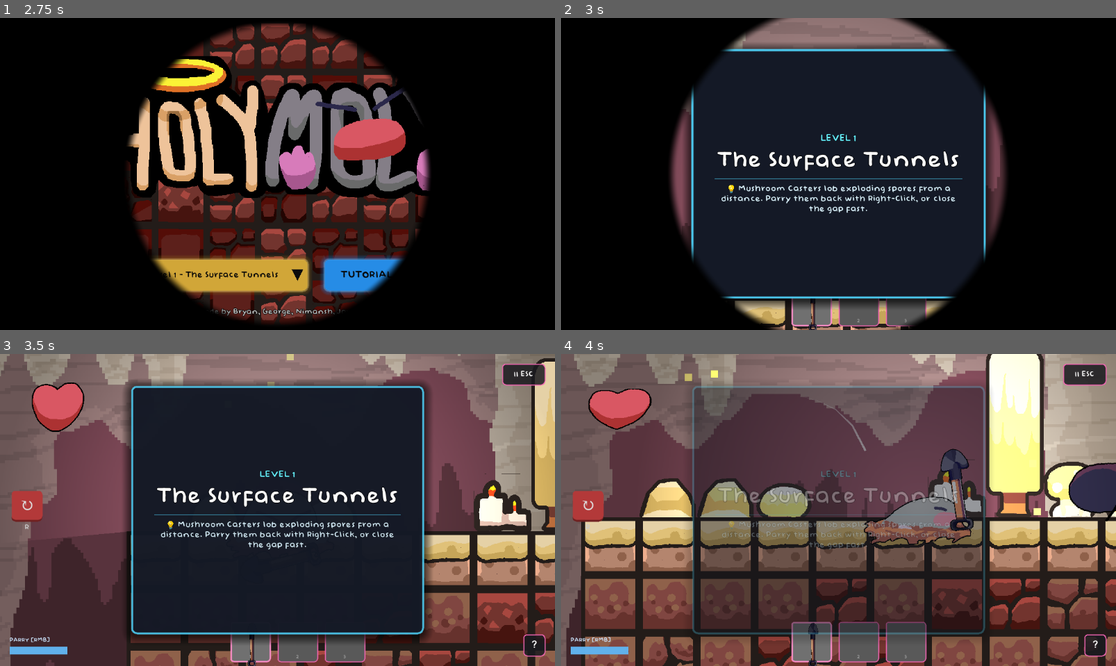
Above: before the commit, frames 1-4 (two rows, left to right).
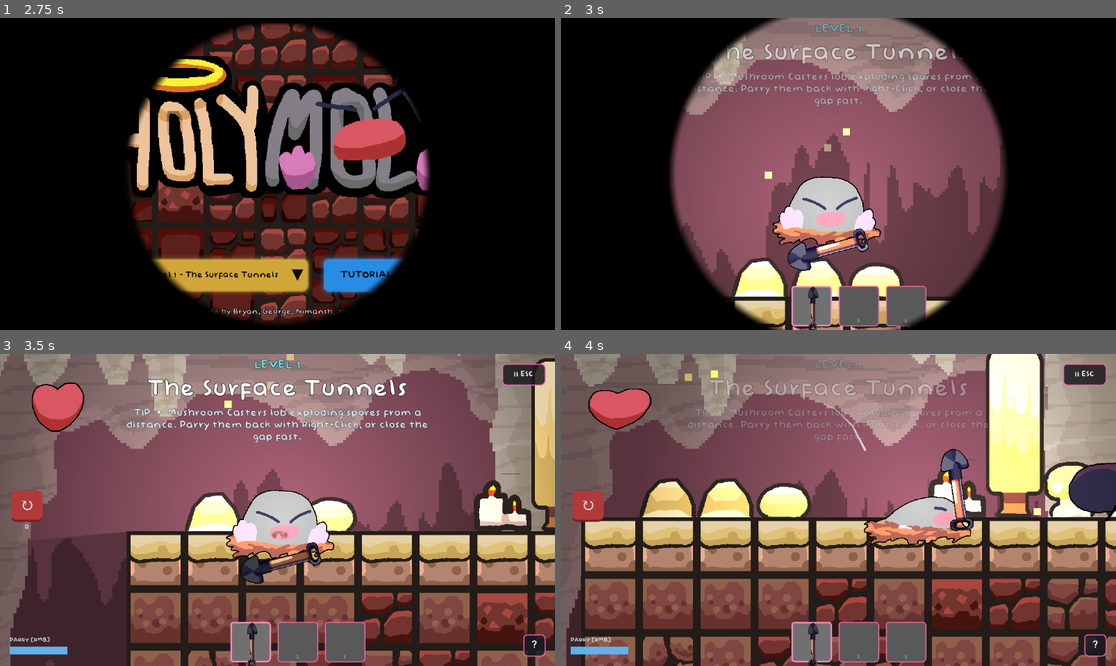
Above: after the commit, the same moments.

Repository: Geofoods/Holy-Moly
Game: Godot game, scene res://scenes/intro.tscn
Two runs of this game, one before a commit and one after it. Both use one fixed random seed, a clock stepped at 60 frames per second and the inputs below. Sound files missing from this copy of the repository are replaced by a short silence.
Inputs (mouse positions are in pixels of both pictures, inside the frame that each line leads up to):
- Up to frame 1 (2.75 s): tap Enter (ui_accept) at 0.5, 0.77, 1.52 s; move the mouse to (399, 158) at 0.52 s; hold Right (ui_right) 0.53-1.28 s; tap E at 0.6 s; click (399, 158) at 0.67 s; move the mouse to (166, 189) at 1.27 s; hold Left (ui_left) 1.28-2 s; tap P at 1.35 s; click (166, 189) at 1.42 s; click "PLAY" at 2 s
- Up to frame 2 (3 s): click "Level 1 - The Surface Tunnels" at 2.75 s
- Up to frame 3 (3.5 s): no input
- Up to frame 4 (4 s): move the mouse to (894, 441) at 3.52 s; hold Right (ui_right) from 3.53 s (still down); tap E at 3.6 s; click (894, 441) at 3.67 s

Frame 1 is identical in both runs. In frame 2, 43% of the frame differs, in the area x 22-78%, y 1-94%; in frame 3, 42%; in frame 4, 37%.

Commit message:
push
push

Diff:
--- a/scenes/level_intro_banner.tscn
+++ b/scenes/level_intro_banner.tscn
@@ -3,83 +3,56 @@
 [ext_resource type="Script" path="res://scripts/level_intro_banner.gd" id="1_banner"]
 [ext_resource type="FontFile" uid="uid://bnyew5lradf4a" path="res://Baby Doll.otf" id="2_font"]
 
-[sub_resource type="StyleBoxFlat" id="StyleBoxFlat_crisp"]
-bg_color = Color(0.08, 0.1, 0.15, 0.95)
-border_width_left = 4
-border_width_top = 4
-border_width_right = 4
-border_width_bottom = 4
-border_color = Color(0.3, 0.8, 0.95, 0.9)
-corner_radius_top_left = 12
-corner_radius_top_right = 12
-corner_radius_bottom_left = 12
-corner_radius_bottom_right = 12
-shadow_size = 20
-shadow_offset = Vector2(0, 4)
-shadow_color = Color(0, 0, 0, 0.6)
-expand_margin_top = 4
-expand_margin_bottom = 4
-expand_margin_left = 4
-expand_margin_right = 4
-
 [node name="LevelIntroBanner" type="CanvasLayer"]
 layer = 15
 script = ExtResource("1_banner")
 
-[node name="Panel" type="PanelContainer" parent="."]
-mouse_filter = 2
-theme_override_styles/panel = SubResource("StyleBoxFlat_crisp")
-
-[node name="MarginContainer" type="MarginContainer" parent="Panel"]
-layout_mode = 2
-mouse_filter = 2
-theme_override_constants/margin_left = 40
-theme_override_constants/margin_top = 30
-theme_override_constants/margin_right = 40
-theme_override_constants/margin_bottom = 30
-
-[node name="VBoxContainer" type="VBoxContainer" parent="Panel/MarginContainer"]
-layout_mode = 2
+[node name="VBoxContainer" type="VBoxContainer" parent="."]
+anchors_preset = 10
+anchor_left = 0.5
+anchor_top = 0.0
+anchor_right = 0.5
+anchor_bottom = 0.0
+offset_left = -320.0
+offset_top = 24.0
+offset_right = 320.0
+offset_bottom = 170.0
+grow_horizontal = 2
+grow_vertical = 2
 mouse_filter = 2
 theme_override_constants/separation = 12
 alignment = 1
 
-[node name="LevelNumLabel" type="Label" parent="Panel/MarginContainer/VBoxContainer"]
+[node name="LevelNumLabel" type="Label" parent="VBoxContainer"]
 layout_mode = 2
 mouse_filter = 2
 theme_override_colors/font_color = Color(0.4, 0.95, 1.0, 1.0)
 theme_override_fonts/font = ExtResource("2_font")
-theme_override_font_sizes/font_size = 22
-theme_override_constants/outline_size = 2
+theme_override_font_sizes/font_size = 28
+theme_override_constants/outline_size = 3
 theme_override_colors/font_outline_color = Color(0.0, 0.0, 0.0, 0.8)
 horizontal_alignment = 1
 text = "LEVEL 1"
 
-[node name="TitleLabel" type="Label" parent="Panel/MarginContainer/VBoxContainer"]
+[node name="TitleLabel" type="Label" parent="VBoxContainer"]
 layout_mode = 2
 mouse_filter = 2
 theme_override_colors/font_color = Color(1.0, 1.0, 1.0, 1.0)
 theme_override_colors/font_outline_color = Color(0.0, 0.0, 0.0, 0.9)
 theme_override_constants/outline_size = 4
 theme_override_fonts/font = ExtResource("2_font")
-theme_override_font_sizes/font_size = 52
+theme_override_font_sizes/font_size = 56
 horizontal_alignment = 1
 text = "Level Name"
 
-[node name="Divider" type="ColorRect" parent="Panel/MarginContainer/VBoxContainer"]
-custom_minimum_size = Vector2(0, 2)
-layout_mode = 2
-mouse_filter = 2
-color = Color(0.3, 0.8, 0.95, 0.5)
-
-[node name="TipLabel" type="Label" parent="Panel/MarginContainer/VBoxContainer"]
+[node name="TipLabel" type="Label" parent="VBoxContainer"]
 layout_mode = 2
 mouse_filter = 2
 theme_override_colors/font_color = Color(0.85, 0.95, 1.0, 0.95)
 theme_override_colors/font_outline_color = Color(0.0, 0.0, 0.0, 0.7)
 theme_override_constants/outline_size = 2
 theme_override_fonts/font = ExtResource("2_font")
-theme_override_font_sizes/font_size = 20
+theme_override_font_sizes/font_size = 24
 horizontal_alignment = 1
 autowrap_mode = 3
 text = "TIP  •  Placeholder"
--- a/scripts/level_intro_banner.gd
+++ b/scripts/level_intro_banner.gd
@@ -1,23 +1,20 @@
 extends CanvasLayer
 
-const SHOW_DURATION := 4.5
-const POP_IN_TIME := 0.35
+const SHOW_DURATION := 3.0
+const FADE_IN_TIME := 0.35
 const FADE_OUT_TIME := 0.4
 
-@onready var panel: PanelContainer = $Panel
-@onready var level_num_label: Label = $Panel/MarginContainer/VBoxContainer/LevelNumLabel
-@onready var title_label: Label = $Panel/MarginContainer/VBoxContainer/TitleLabel
-@onready var tip_label: Label = $Panel/MarginContainer/VBoxContainer/TipLabel
+@onready var vbox: VBoxContainer = $VBoxContainer
+@onready var level_num_label: Label = $VBoxContainer/LevelNumLabel
+@onready var title_label: Label = $VBoxContainer/TitleLabel
+@onready var tip_label: Label = $VBoxContainer/TipLabel
+
+var _tween: Tween = null
+var _dismissing := false
 
 func _ready() -> void:
 	process_mode = Node.PROCESS_MODE_ALWAYS
-	var vp_size: Vector2 = get_viewport().get_visible_rect().size
-
-	panel.size = Vector2(600.0, 220.0)
-	panel.position = (vp_size - panel.size) / 2.0
-	panel.modulate.a = 0.0
-	panel.scale = Vector2(0.7, 0.7)
-	panel.pivot_offset = panel.size / 2.0
+	vbox.modulate.a = 0.0
 
 	var scene_path := get_tree().current_scene.scene_file_path
 	var info: Dictionary = LevelData.get_info(scene_path)
@@ -27,20 +24,16 @@
 
 	level_num_label.text = "LEVEL %d" % info["number"]
 	title_label.text = info["name"]
-	tip_label.text = "💡 " + info["tip"]
+	tip_label.text = "TIP  •  " + str(info["tip"])
 
 	_play()
 
-var _tween: Tween = null
-var _dismissing := false
-
 func _play() -> void:
 	_tween = create_tween()
-	_tween.set_trans(Tween.TRANS_BACK)
+	_tween.set_trans(Tween.TRANS_SINE)
 	_tween.set_ease(Tween.EASE_OUT)
-	_tween.tween_property(panel, "scale", Vector2(1.0, 1.0), POP_IN_TIME)
-	_tween.parallel().tween_property(panel, "modulate:a", 1.0, POP_IN_TIME * 0.8)
-	_tween.tween_interval(SHOW_DURATION - POP_IN_TIME - FADE_OUT_TIME)
+	_tween.tween_property(vbox, "modulate:a", 1.0, FADE_IN_TIME)
+	_tween.tween_interval(SHOW_DURATION)
 	_tween.tween_callback(_fade_out)
 
 func _fade_out() -> void:
@@ -50,7 +43,7 @@
 	var tw := create_tween()
 	tw.set_trans(Tween.TRANS_SINE)
 	tw.set_ease(Tween.EASE_IN)
-	tw.tween_property(panel, "modulate:a", 0.0, FADE_OUT_TIME)
+	tw.tween_property(vbox, "modulate:a", 0.0, FADE_OUT_TIME)
 	tw.tween_callback(queue_free)
 
 func _unhandled_input(event: InputEvent) -> void:
--- a/scripts/pause_menu.gd
+++ b/scripts/pause_menu.gd
@@ -91,9 +91,14 @@
 	if SFX.has_method("play_ui"):
 		SFX.play_ui("ui_click")
 	Inventory.reset()
+	var current_scene := get_tree().current_scene
+	var current_level_path := "res://scenes/main.tscn"
+	if current_scene and current_scene.scene_file_path != "":
+		current_level_path = current_scene.scene_file_path
+		Inventory.current_level_path = current_level_path
 	var transition := preload("res://scenes/scene_transition.tscn").instantiate()
 	get_tree().root.add_child(transition)
-	transition.change_to(Inventory.current_level_path)
+	transition.change_to(current_level_path)
 
 func _on_field_guide_pressed() -> void:
 	var info_popup = get_parent().get_node_or_null("InfoPopup")
